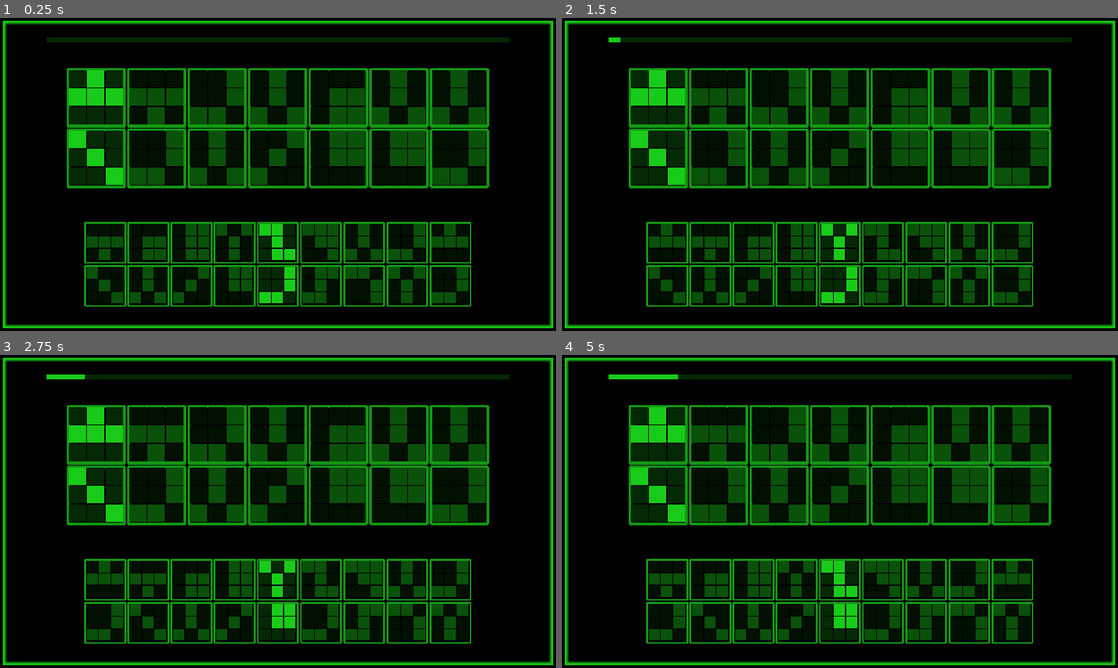
Above: before the commit, frames 1-4 (two rows, left to right).
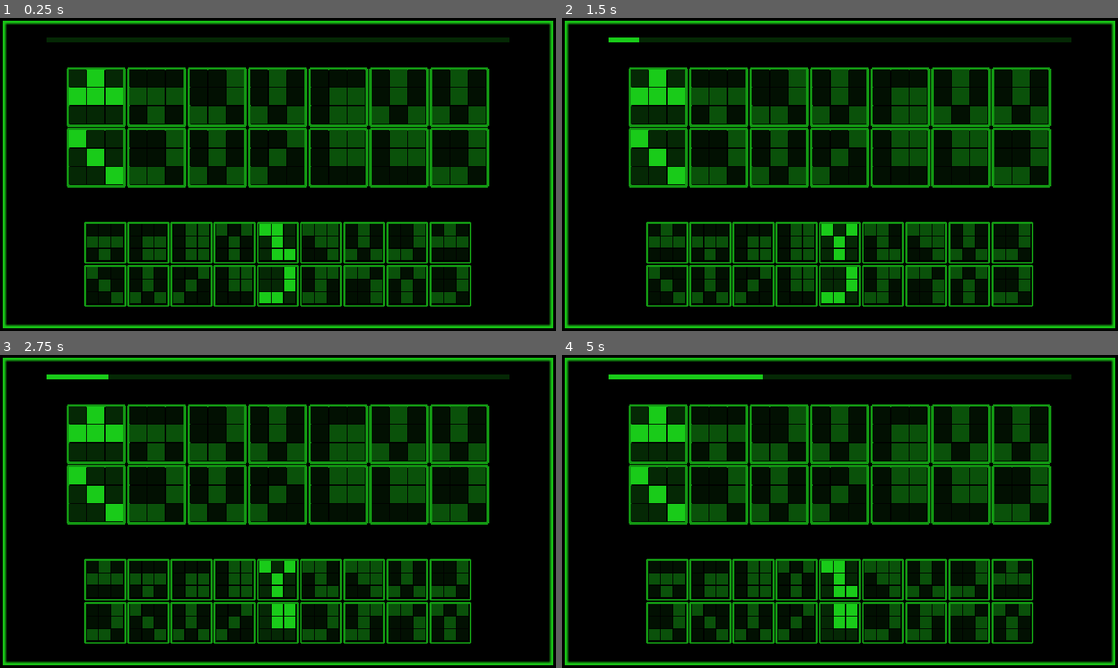
Above: after the commit, the same moments.

Repository: abarichello/gamine
Game: Godot game, scene res://scenes/Main.tscn
The game is run twice, just before and just after one commit, with the same random seed, the same clock (stepped at 60 frames per second) and the same inputs.
Inputs:
- Up to frame 1 (0.25 s): no input
- Up to frame 2 (1.5 s): tap Enter (ui_accept) at 0.5, 0.77, 1.25 s; hold Right (ui_right) 0.53-1.28 s; hold Down (ui_down) from 1.28 s (still down)
- Up to frame 3 (2.75 s): tap Enter (ui_accept) at 1.52, 2 s; release Down (ui_down) at 2.03 s; hold Right (ui_right) from 2.03 s (still down)
- Up to frame 4 (5 s): tap Enter (ui_accept) at 2.75, 3.02, 3.5, 3.77, 4.25, 4.52 s; release Right (ui_right) at 2.78 s; hold Up (ui_up) 2.78-3.53 s; hold Left (ui_left) from 3.53 s (still down)

The runs differ from the first frame. In frame 1, 1.7% of the frame differs, in the area x 12-88%, y 15-55%; in frame 2, 1.8%; in frame 3, 1.8%; in frame 4, 2.0%, in the area x 12-88%, y 6-55%.

Commit message:
Add Background color rect

Diff:
--- a/game/project.godot
+++ b/game/project.godot
@@ -49,5 +49,5 @@
 [rendering]
 
 threads/thread_model=2
-environment/default_clear_color=Color( 0, 0, 0, 1 )
+environment/default_clear_color=Color( 0.164063, 0.164063, 0.164063, 1 )
 environment/default_environment="res://default_env.tres"
--- a/game/scenes/Game.tscn
+++ b/game/scenes/Game.tscn
@@ -59,7 +59,7 @@
 anti_aliasing = true
 anti_aliasing_size = 1
 
-[node name="Game" type="Control" index="0"]
+[node name="Game" type="Control"]
 
 anchor_left = 0.0
 anchor_top = 0.0
@@ -113,15 +113,15 @@
 mouse_default_cursor_shape = 0
 size_flags_horizontal = 0
 size_flags_vertical = 0
-custom_styles/fg = SubResource( 2 )
-custom_styles/bg = SubResource( 1 )
+custom_styles/fg = SubResource( 1 )
+custom_styles/bg = SubResource( 2 )
 min_value = 0.0
 max_value = 15.0
-step = 1.0
+step = 0.5
 page = 0.0
 value = 7.0
-exp_edit = true
-rounded = false
+exp_edit = false
+rounded = true
 percent_visible = false
 _sections_unfolded = [ "Anchor", "Focus", "Grow Direction", "Hint", "Margin", "Material", "Mouse", "Pause", "Percent", "Rect", "Size Flags", "Theme", "Visibility", "custom_colors", "custom_fonts", "custom_styles" ]
 
@@ -194,9 +194,9 @@
 anchor_right = 0.0
 anchor_bottom = 0.0
 margin_left = 960.0
-margin_top = 228.0
+margin_top = 226.0
 margin_right = 960.0
-margin_bottom = 232.0
+margin_bottom = 234.0
 rect_pivot_offset = Vector2( 0, 0 )
 rect_clip_content = false
 mouse_filter = 1
@@ -237,6 +237,46 @@
 size_flags_vertical = 1
 alignment = 0
 _sections_unfolded = [ "Anchor", "Focus", "Grow Direction", "Hint", "Margin", "Material", "Mouse", "Pause", "Rect", "Size Flags", "Theme", "Visibility", "custom_constants" ]
+
+[node name="LevelText" type="HBoxContainer" parent="2/Enigmas" index="2"]
+
+anchor_left = 0.0
+anchor_top = 0.0
+anchor_right = 0.0
+anchor_bottom = 0.0
+margin_top = 8.0
+margin_bottom = 8.0
+rect_pivot_offset = Vector2( 0, 0 )
+rect_clip_content = false
+mouse_filter = 1
+mouse_default_cursor_shape = 0
+size_flags_horizontal = 1
+size_flags_vertical = 1
+alignment = 0
+
+[node name="01" type="RichTextLabel" parent="2/Enigmas/LevelText" index="0"]
+
+anchor_left = 0.0
+anchor_top = 0.0
+anchor_right = 0.0
+anchor_bottom = 0.0
+rect_pivot_offset = Vector2( 0, 0 )
+rect_clip_content = true
+mouse_filter = 0
+mouse_default_cursor_shape = 0
+size_flags_horizontal = 1
+size_flags_vertical = 1
+bbcode_enabled = false
+bbcode_text = ""
+visible_characters = -1
+percent_visible = 1.0
+meta_underlined = true
+tab_size = 4
+text = "01"
+scroll_active = true
+scroll_following = false
+selection_enabled = false
+override_selected_font_color = false
 
 [node name="3" type="CenterContainer" parent="." index="3"]
 
--- a/game/scenes/Main.tscn
+++ b/game/scenes/Main.tscn
@@ -2,19 +2,19 @@
 
 [ext_resource path="res://scripts/Main.gd" type="Script" id=1]
 [ext_resource path="res://resources/textures/bigframe.png" type="Texture" id=2]
-[ext_resource path="res://resources/fonts/Napalm_Strike.otf" type="DynamicFontData" id=3]
-[ext_resource path="res://scenes/GLOBALS.tscn" type="PackedScene" id=4]
-[ext_resource path="res://scenes/Game.tscn" type="PackedScene" id=5]
+[ext_resource path="res://scenes/Game.tscn" type="PackedScene" id=3]
+[ext_resource path="res://resources/fonts/Napalm_Strike.otf" type="DynamicFontData" id=4]
+[ext_resource path="res://scenes/GLOBALS.tscn" type="PackedScene" id=5]
 
 [sub_resource type="DynamicFont" id=1]
 
 size = 280
 use_mipmaps = false
 use_filter = false
-font_data = ExtResource( 3 )
+font_data = ExtResource( 4 )
 _sections_unfolded = [ "Extra Spacing", "Font", "Font/fallback", "Resource", "Settings" ]
 
-[node name="Main" type="Control"]
+[node name="Main" type="Control" index="0"]
 
 anchor_left = 0.0
 anchor_top = 0.0
@@ -29,7 +29,24 @@
 script = ExtResource( 1 )
 _sections_unfolded = [ "Pause" ]
 
-[node name="Frame" type="NinePatchRect" parent="." index="0"]
+[node name="Background" type="ColorRect" parent="." index="0"]
+
+anchor_left = 0.0
+anchor_top = 0.0
+anchor_right = 0.0
+anchor_bottom = 0.0
+margin_right = 1920.0
+margin_bottom = 1080.0
+rect_pivot_offset = Vector2( 0, 0 )
+rect_clip_content = false
+mouse_filter = 0
+mouse_default_cursor_shape = 0
+size_flags_horizontal = 1
+size_flags_vertical = 1
+color = Color( 0, 0, 0, 1 )
+_sections_unfolded = [ "Anchor", "Focus", "Grow Direction", "Hint", "Margin", "Material", "Mouse", "Pause", "Rect", "Size Flags", "Theme", "Visibility" ]
+
+[node name="Frame" type="NinePatchRect" parent="." index="1"]
 
 anchor_left = 0.0
 anchor_top = 0.0
@@ -49,7 +66,9 @@
 region_rect = Rect2( 0, 0, 192, 108 )
 _sections_unfolded = [ "Anchor", "Axis Stretch", "Focus", "Grow Direction", "Hint", "Margin", "Material", "Mouse", "Patch Margin", "Pause", "Rect", "Size Flags", "Theme", "Visibility" ]
 
-[node name="Title" type="RichTextLabel" parent="." index="1"]
+[node name="Game" parent="." index="2" instance=ExtResource( 3 )]
+
+[node name="Title" type="RichTextLabel" parent="." index="3"]
 
 visible = false
 anchor_left = 0.5
@@ -81,15 +100,13 @@
 override_selected_font_color = false
 _sections_unfolded = [ "Anchor", "BBCode", "Focus", "Grow Direction", "Hint", "Margin", "Material", "Mouse", "Rect", "Size Flags", "Theme", "Visibility", "custom_colors", "custom_constants", "custom_fonts", "custom_styles" ]
 
-[node name="SecretTimer" type="Timer" parent="." index="2"]
+[node name="SecretTimer" type="Timer" parent="." index="4"]
 
 process_mode = 1
 wait_time = 1.0
 one_shot = true
 autostart = false
 
-[node name="GLOBALS" parent="." index="3" instance=ExtResource( 4 )]
-
-[node name="Game" parent="." index="4" instance=ExtResource( 5 )]
+[node name="GLOBALS" parent="." index="5" instance=ExtResource( 5 )]
 
 [connection signal="timeout" from="SecretTimer" to="." method="_on_SecretTimer_timeout"]
Not shown: 2 places in game/scenes/Game.tscn that only renumber resources
